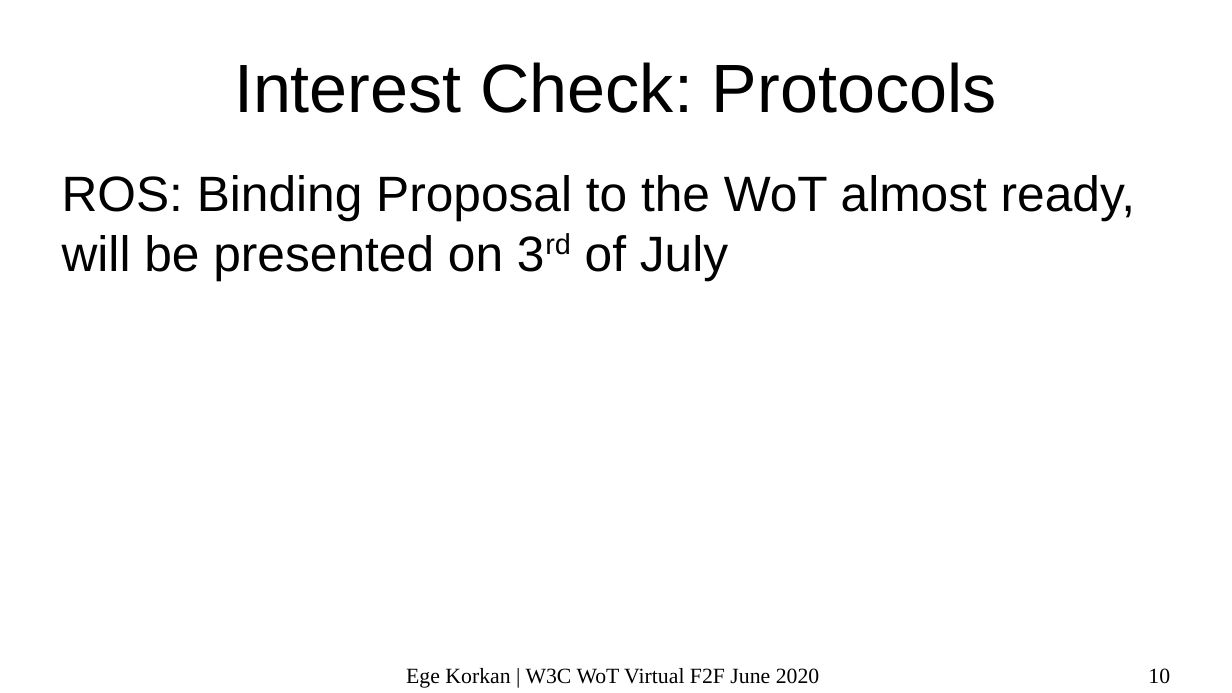
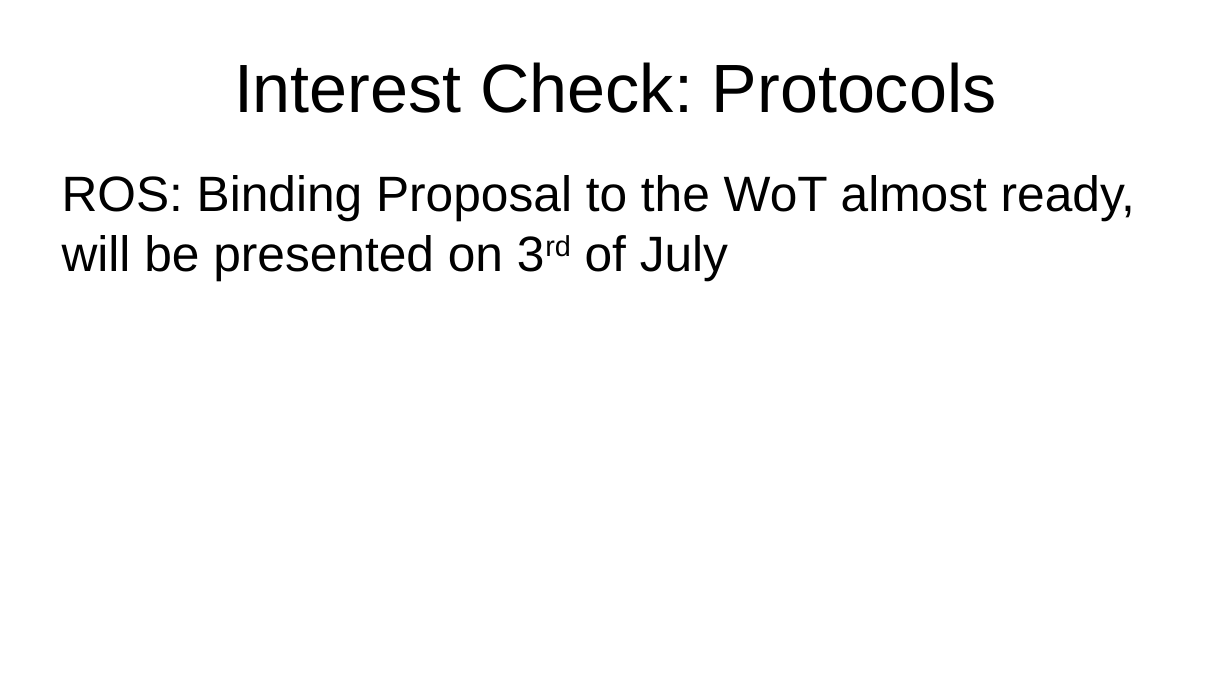
Before and after one commit to w3c/wot, a slide deck: slide 10 of PRESENTATIONS/2020-06-online-f2f/2020-06_WoT-Bindings.odp. Drawn at 1232x693 pixels with LibreOffice and Linux fonts; fonts in the diff are those of the drawing. Boxes give left, top, right and bottom in pixels: in the first picture for what was removed or moved away, otherwise in the second. Text is boxed around its words. In the diff, an @@ line names an element or a change of style, - is before the commit and + after.

Commit message:
update binding templates presentations

```diff
--- a/PRESENTATIONS/2020-06-online-f2f/2020-06_WoT-Bindings.odp
+++ b/PRESENTATIONS/2020-06-online-f2f/2020-06_WoT-Bindings.odp
@@ text "ROS: Binding Proposal to the ..." at <box>62,175,1135,280</box>: now superscript in "3rd"; less space between paragraphs @@
@@ text removed at <box>406,668,820,688</box> @@
-Ege Korkan | W3C WoT Virtual F2F June 2020
@@ page number removed at <box>1148,668,1170,684</box> @@
-10
```
Also in this commit, not shown: 13 other slides changed, 2 slides added, 1 slide removed, 1 other file.
